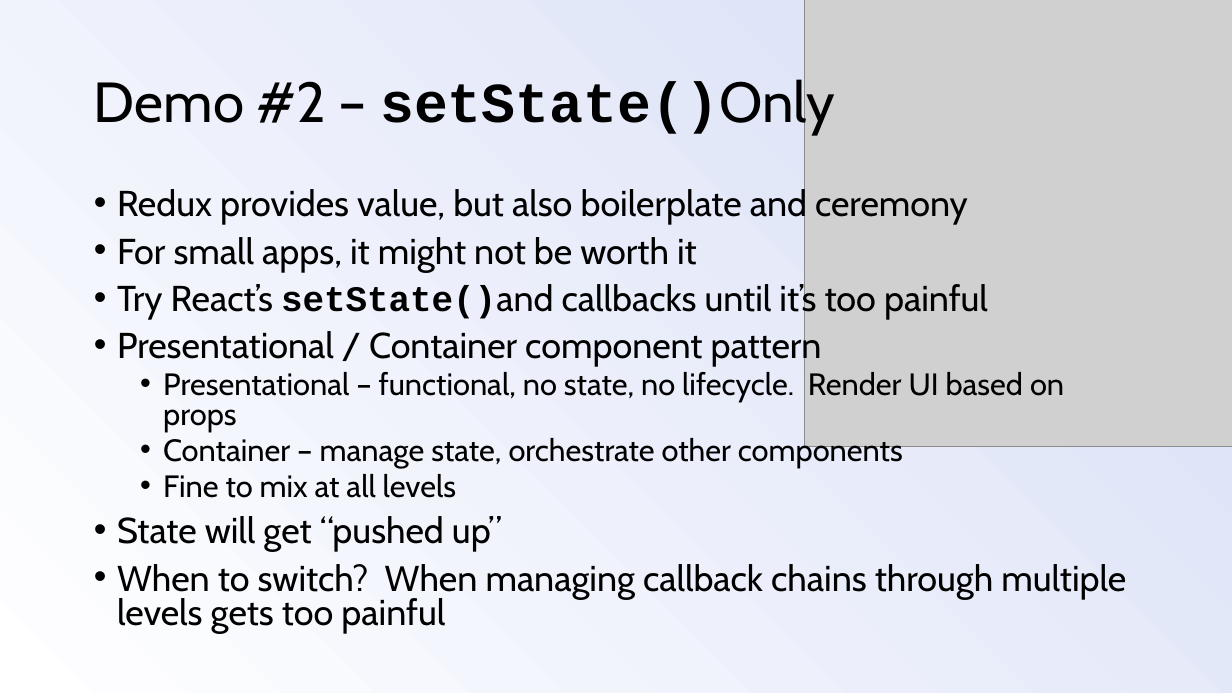
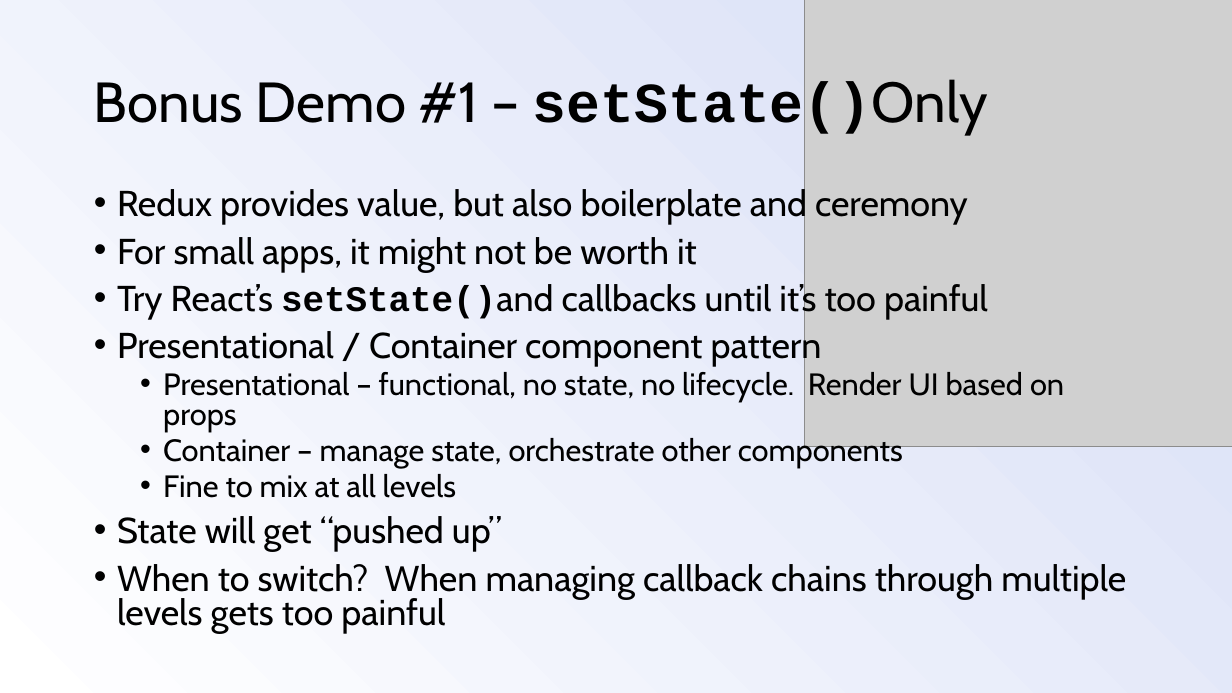
Before and after one commit to mlwigdahl/react-redux-presentation, a slide deck: slide 28 of react-redux-presentation.pptx (slide 18 before the commit). Drawn at 1232x693 pixels with LibreOffice and Linux fonts; fonts in the diff are those of the drawing; grey boxes stand for pictures. Boxes give left, top, right and bottom in pixels: in the first picture for what was removed or moved away, otherwise in the second. Text is boxed around its words. In the diff, an @@ line names an element or a change of style, - is before the commit and + after.

```diff
--- a/react-redux-presentation.pptx
+++ b/react-redux-presentation.pptx
@@ title at (x1=94, y1=81, x2=988, y2=137): text changed @@
-Demo #2 – setState()Only
+Bonus Demo #1 – setState()Only
```
Also in this commit, not shown: 7 other slides changed, 4 slides added, 1 slide removed.
